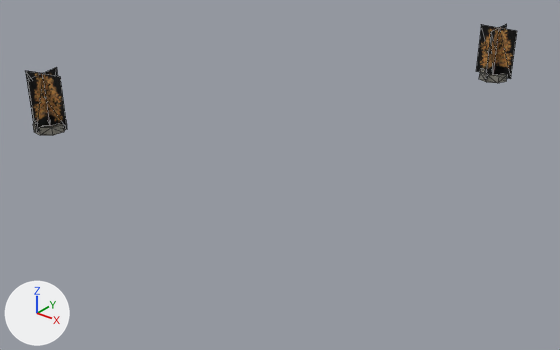
Before and after pictures for a commit that changed the OBJ model examples/vehicle-playground/res/models/urban/procgen-procpain-tree-park-large-x0z1.obj.
One viewpoint serves both versions: a 50 mm camera at (42.6, -76.5, 33.5) aimed at (-6.2, -15.5, -4.3). The axes (+X, +Y, +Z) are drawn at lower left. The lights are the same throughout. The first picture is the older version. Mesh edges are drawn as thin lines. Where no turn or scale is listed for an object, it has been applied to the vertices. Vertices at exactly the same position are counted once.

Names of what the first picture shows: 'procgen-procpain-tree-park-large-x0z1'.
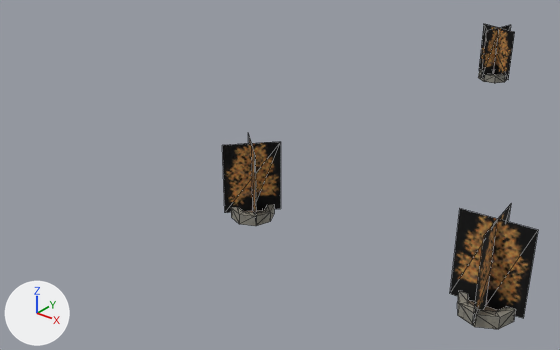
Boxes [x1, y1, x2, y2] around the edits, measured in the pictures (560 x 350 px; the box of a moved part takes in the faces that stretch with it):
'procgen-procpain-tree-park-large-x0z1', reshaped (36% narrower, 173% taller): before [26, 24, 517, 135]; after [222, 24, 538, 329]
part 1 of me_procgen_procpain_tree_park_large_x0z1, moved or reshaped: before [26, 67, 67, 133]; after [450, 204, 538, 325]
part 2 of me_procgen_procpain_tree_park_large_x0z1, added: after [222, 133, 281, 221]
part 3 of me_procgen_procpain_tree_park_large_x0z1, moved or reshaped: before [479, 69, 507, 83]; after [478, 69, 507, 83]
part 4 of me_procgen_procpain_tree_park_large_x0z1, moved or reshaped: before [33, 122, 66, 135]; after [457, 291, 516, 329]
part 5 of me_procgen_procpain_tree_park_large_x0z1, added: after [231, 204, 274, 226]
part 6 of me_procgen_procpain_tree_park_large_x0z1, moved or reshaped: before [476, 24, 517, 80]; after [479, 24, 515, 80]

What changed in the scene script:
```text
Change me_procgen_procpain_tree_park_large_x0z1:
    used by ob_procgen_procpain_tree_park_large_x0z1; location = (0.0, 0.0, 0.0)
    remove me_procgen_procpain_tree_park_large_x0z1.from_pydata(...)  # 84 vertices, 136 faces; spans x -30.4..5.5, y -31.7..20.7, z 0.0..6.9
    add me_procgen_procpain_tree_park_large_x0z1.from_pydata(...)  # 126 vertices, 204 faces; spans x 0.6..27.9, y -33.7..20.6, z 0.0..7.7
    me_procgen_procpain_tree_park_large_x0z1 part 1: the loose piece of 10 vertices spanning x -30.4..-25.9, y -31.7..-27.1, z 0.5..6.6 is turned -99.8 degrees about the z axis through its middle and scaled by 1.17, then moved by (53.3, -1.5, 0.6)
    me_procgen_procpain_tree_park_large_x0z1 part 2: the loose piece of 10 vertices spanning x 0.5..5.5, y 15.8..20.7, z 0.5..6.9 is copied, and the copy is turned 137 degrees about the z axis through its middle and scaled by 1.02, then moved by (-0.4, -48.7, 0.1); it spans x 0.7..4.4, y -32.3..-28.6, z 0.5..7.0
    me_procgen_procpain_tree_park_large_x0z1 part 3: the loose piece of 32 vertices spanning x 1.1..4.9, y 16.3..20.1, z 0.0..0.9 is turned -104.1 degrees about the z axis through its middle and scaled by 0.995
    me_procgen_procpain_tree_park_large_x0z1 part 4: the loose piece of 32 vertices spanning x -29.9..-26.4, y -31.2..-27.7, z 0.0..0.9 is turned -99.8 degrees about the z axis through its middle and scaled by 1.17, then moved by (53.3, -1.5, 0.1)
    me_procgen_procpain_tree_park_large_x0z1 part 5: the loose piece of 32 vertices spanning x 1.1..4.9, y 16.3..20.1, z 0.0..0.9 is copied, and the copy is turned 137 degrees about the z axis through its middle and scaled by 1.02, then moved by (-0.4, -48.7, 0.0); it spans x 0.7..4.5, y -32.3..-28.5, z 0.0..1.0
    me_procgen_procpain_tree_park_large_x0z1 part 6
    8 vertices are removed from x 0.5..5.5, y 15.8..20.7, z 0.5..6.9
    8 faces are deleted
    8 vertices are added at x 0.6..5.4, y 15.8..20.6, z 0.5..6.9
    8 new faces join them, mat_treea (picture img_treea_png)
```
